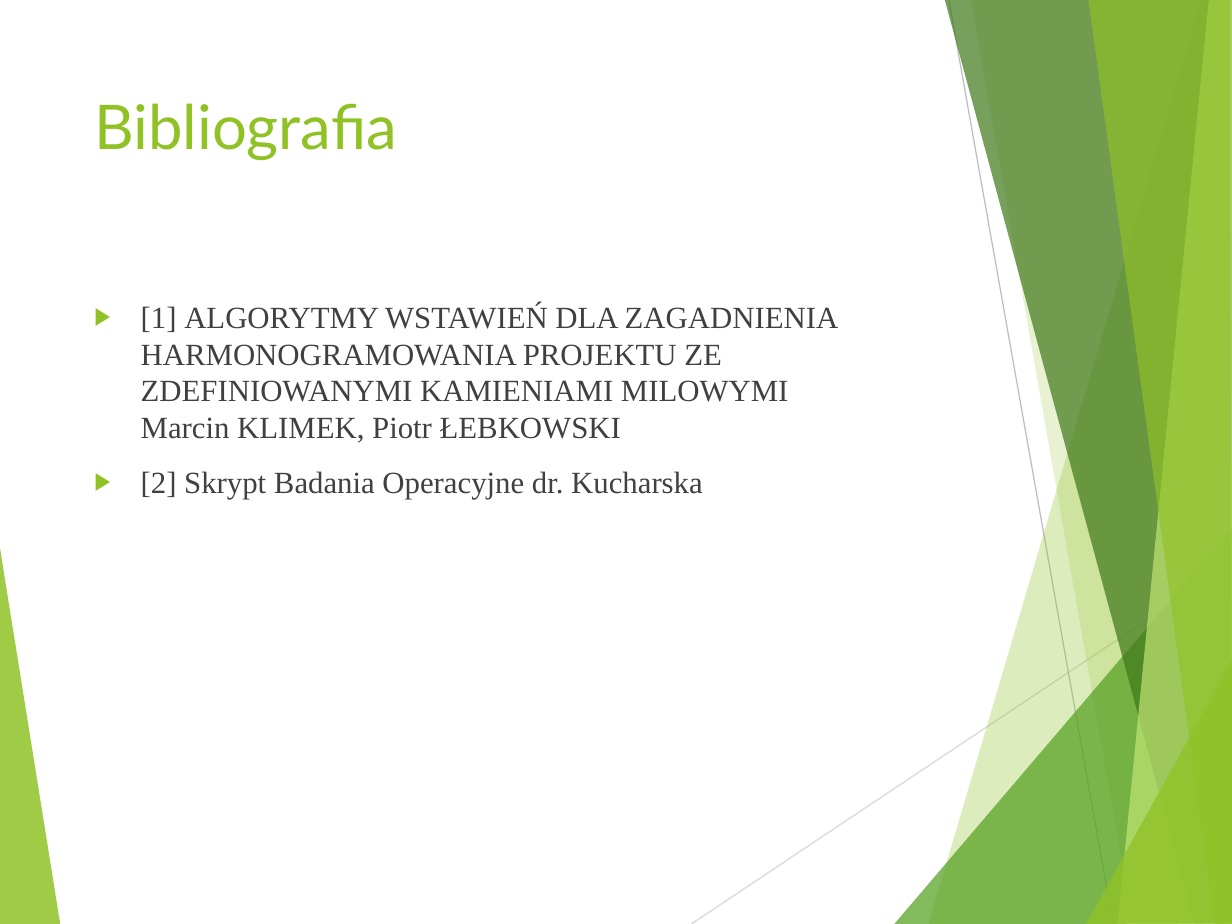
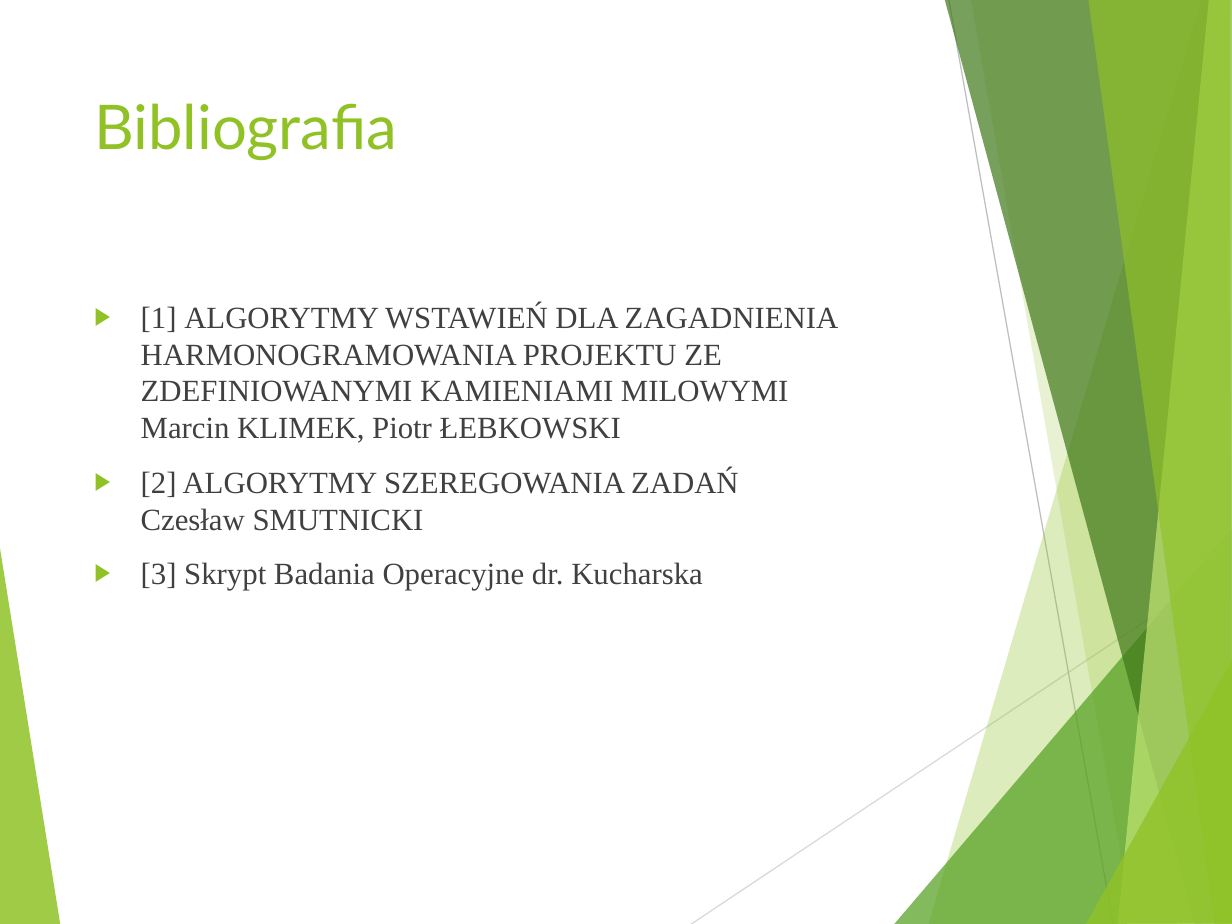
Before and after one commit to Ignisolver/Scheduling-algorithm-prototype, a slide deck: slide 6 of prez.pptx (slide 5 before the commit). Drawn at 1232x924 pixels with LibreOffice and Linux fonts; fonts in the diff are those of the drawing. Boxes give left, top, right and bottom in pixels: in the first picture for what was removed or moved away, otherwise in the second. Text is boxed around its words. In the diff, an @@ line names an element or a change of style, - is before the commit and + after.

```diff
--- a/prez.pptx
+++ b/prez.pptx
@@ text at (141,469,739,590): text changed @@
-▶ [2] Skrypt Badania Operacyjne dr. Kucharska
+▶ [2] ALGORYTMY SZEREGOWANIA ZADAŃ
+  Czesław SMUTNICKI
+▶ [3] Skrypt Badania Operacyjne dr. Kucharska
```
Also in this commit, not shown: 1 other slide changed, 1 slide added, 1 other file.
